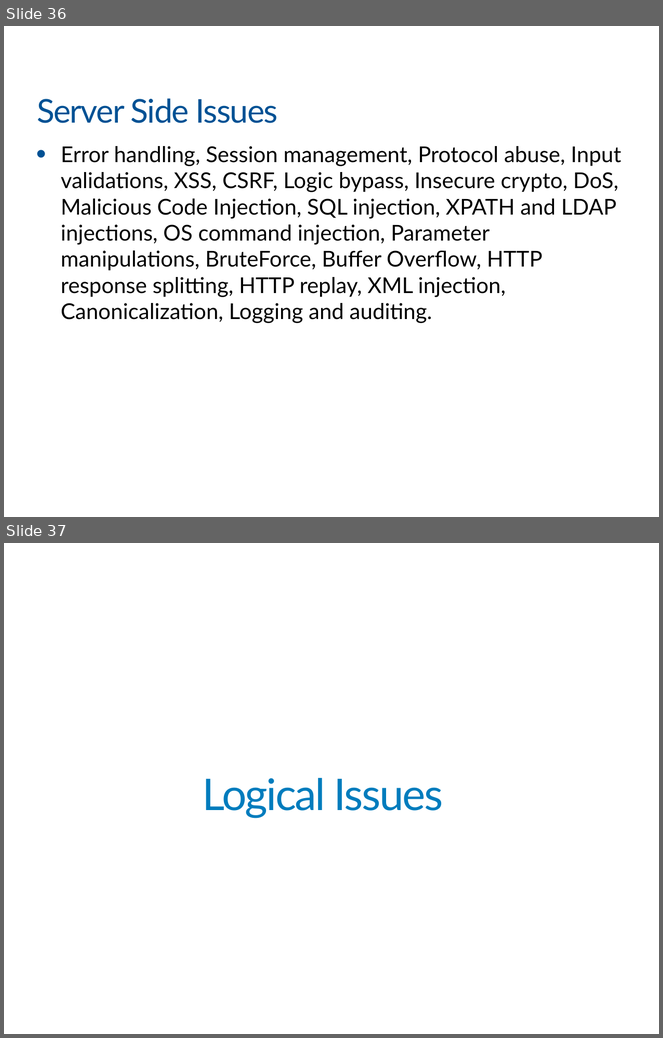
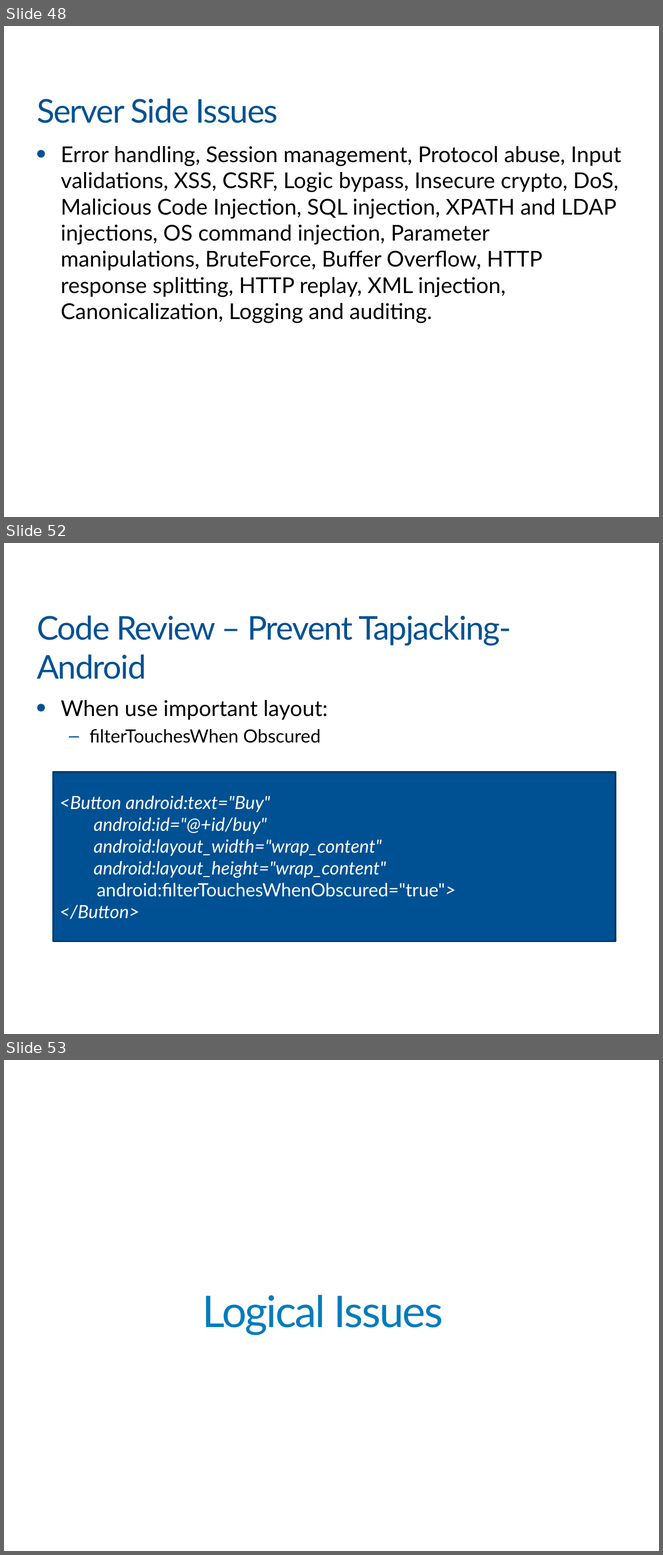
Before and after one commit to khanhnnvn/Mine, a slide deck: xmind/Slide For VIB/VIB_Part5b.pptx. Shown one above the other, each under a label of ours: slides 36 and 37 before the commit, slides 48, 52 and 53 after it; the slides between them are not shown. The pictures are 663x1038 and 663x1555 pixels, drawn with LibreOffice and Linux fonts; fonts in the diff are those of the drawing; background and template pictures are left out. Boxes give left, top, right and bottom in pixels: in the first picture for what was removed or moved away, otherwise in the second. Text is boxed around its words. In the diff, an @@ line names an element or a change of style, - is before the commit and + after.

```diff
--- a/xmind/Slide For VIB/VIB_Part5b.pptx
+++ b/xmind/Slide For VIB/VIB_Part5b.pptx
@@ slide 52 added at (4, 543, 659, 1034), background #FFFFFF @@
@@ title added at (37, 615, 512, 679), 36 pt, text #005194 @@
+Code Review – Prevent Tapjacking- Android
@@ text added at (61, 700, 328, 743), 20 pt, text #000000 @@
+• When use important layout:
+  – filterTouchesWhen Obscured
@@ rectangle added at (53, 772, 616, 941), fill #005194, outline #003C6D 2 pt, 20 pt, text #FFFFFF, italic @@
+<Button android:text="Buy"
+android:id="@+id/buy"
+android:layout_width="wrap_content"
+android:layout_height="wrap_content"
+android:filterTouchesWhenObscured="true">
+</Button>
@@ what was slide 36 is now slide 48 @@
@@ what was slide 37 is now slide 53 @@
```
Also in this commit, not shown: 2 slides changed, 24 other slides added, 2 other files.
